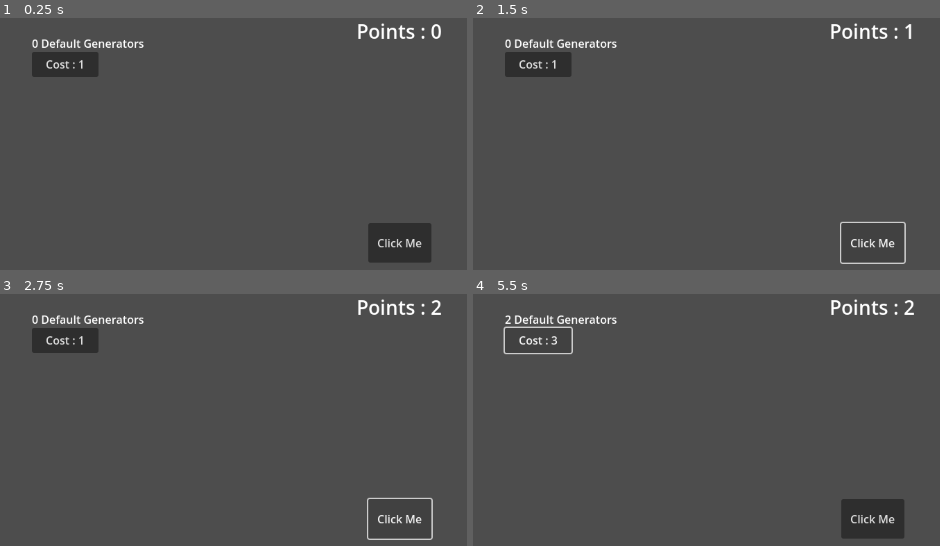
Above: before the commit, frames 1-4 (two rows, left to right).
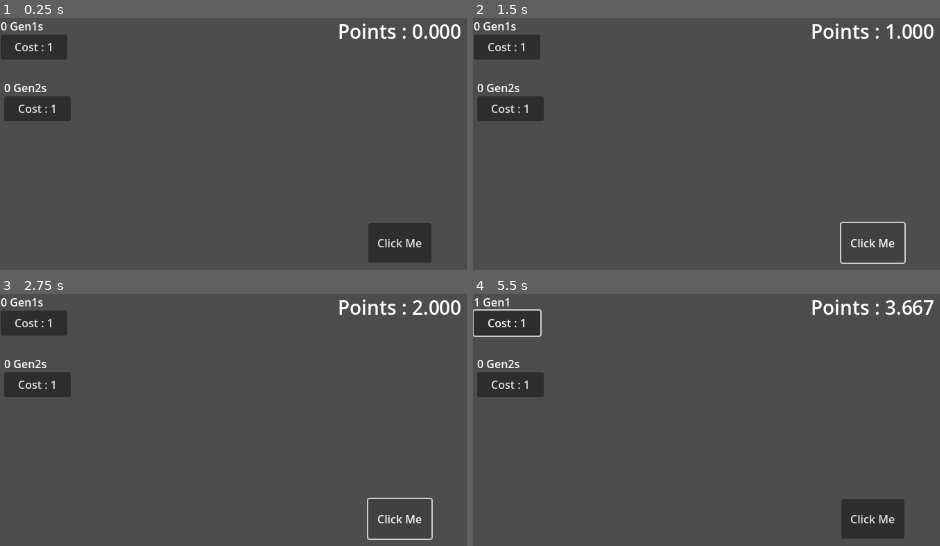
Above: after the commit, the same moments.

Repository: Ex4byt3/jasongame
Game: Godot game, scene res://scenes/Main.tscn
Same seed, same stepped clock (60 frames per second), same inputs: the game is played once before the commit and once after it.
Inputs (mouse positions are in pixels of both pictures, inside the frame that each line leads up to):
- Up to frame 1 (0.25 s): no input
- Up to frame 2 (1.5 s): click "Cost : 1" at 0.5 s; click "Click Me" at 1.25 s
- Up to frame 3 (2.75 s): click "Click Me" at 2 s
- Up to frame 4 (5.5 s): click "Cost : 1" at 2.75 s; click (538, 339) at 3.5 s, where only the run before the commit has a clickable "Cost : 2"; click (538, 339) at 4.25 s, where only the run before the commit has a clickable "Cost : 2"; click (538, 339) at 5 s, where only the run before the commit has a clickable "Cost : 3"

The runs differ from the first frame. In frame 1, 5.1% of the frame differs, in the area x 0-99%, y 1-41%; in frame 2, 5.0%; in frame 3, 5.0%; in frame 4, 4.5%.

Commit message:
revamp generators

Diff:
--- a/scenes/Generator.tscn
+++ b/scenes/Generator.tscn
@@ -1,18 +1,10 @@
-[gd_scene load_steps=2 format=3 uid="uid://bhjtm2yvbbv5h"]
-
-[ext_resource type="Script" path="res://scripts/Generator.gd" id="1_5aj6h"]
+[gd_scene format=3 uid="uid://bhjtm2yvbbv5h"]
 
 [node name="Generator" type="Control"]
 layout_mode = 3
-anchors_preset = 15
-anchor_right = 1.0
-anchor_bottom = 1.0
-grow_horizontal = 2
-grow_vertical = 2
-script = ExtResource("1_5aj6h")
+anchors_preset = 0
 
 [node name="Button" type="Button" parent="."]
-layout_mode = 0
 offset_left = 1.0
 offset_top = 24.0
 offset_right = 97.0
@@ -20,10 +12,7 @@
 text = "Cost : 1"
 
 [node name="Label" type="Label" parent="."]
-layout_mode = 0
 offset_left = 1.0
 offset_right = 141.0
 offset_bottom = 23.0
 text = "%d %s"
-
-[node name="Timer" type="Timer" parent="."]
--- a/scenes/Main.tscn
+++ b/scenes/Main.tscn
@@ -1,7 +1,9 @@
-[gd_scene load_steps=3 format=3 uid="uid://g2836nv512hq"]
+[gd_scene load_steps=5 format=3 uid="uid://g2836nv512hq"]
 
 [ext_resource type="Script" path="res://scripts/Main.gd" id="1_ya0j0"]
+[ext_resource type="Script" path="res://scripts/Generators/GeneratorManager.gd" id="2_lhspl"]
 [ext_resource type="PackedScene" uid="uid://bhjtm2yvbbv5h" path="res://scenes/Generator.tscn" id="2_yhpdk"]
+[ext_resource type="Script" path="res://scripts/Generators/Gen1.gd" id="4_h3ha7"]
 
 [node name="Main" type="Control"]
 layout_mode = 3
@@ -40,9 +42,15 @@
 grow_vertical = 2
 text = "Click Me"
 
-[node name="Generator" parent="." instance=ExtResource("2_yhpdk")]
-layout_mode = 1
-offset_left = 45.0
-offset_top = 25.0
-offset_right = -983.0
-offset_bottom = -533.0
+[node name="GeneratorManager" type="Node" parent="."]
+script = ExtResource("2_lhspl")
+
+[node name="Gen2" parent="GeneratorManager" instance=ExtResource("2_yhpdk")]
+offset_left = 5.0
+offset_top = 89.0
+offset_right = 5.0
+offset_bottom = 89.0
+script = ExtResource("4_h3ha7")
+
+[node name="Gen1" parent="GeneratorManager" instance=ExtResource("2_yhpdk")]
+script = ExtResource("4_h3ha7")
--- a/scripts/Generator.gd
+++ /dev/null
@@ -1,65 +0,0 @@
-class_name Generator extends Control
-
-@export var generatorName : String = "Default Generator"
-@export var generatorSpeed : float = 2.0
-@export var generatedAmount : int = 1
-var button : Button
-var label : Label
-var timer : Timer
-var cost : int = 1
-var count : int = 0
-
-func buy_generator() -> void :
-	if Global.points >= cost:
-		if count == 0 :
-			_start_timer()
-		Global.points -= cost
-		count += 1
-		increase_cost()
-	else:
-		insufficient_funds()
-
-func increase_cost() -> void :
-	cost += 1 # to be changed
-
-func insufficient_funds() -> void :
-	pass
-
-func _update_button_text() -> void :
-	button.text = "Cost : %d" % cost
-
-func _update_label_text() -> void :
-	label.text = str(count) + " " + generatorName
-	if count != 1 :
-		label.text += "s"
-
-func _connect_signals() -> void :
-	timer.timeout.connect(_on_timer_timeout)
-	button.pressed.connect(_on_button_pressed)
-
-func _on_button_pressed() -> void :
-	buy_generator()
-	_update_button_text()
-	_update_label_text()
-
-func _on_timer_timeout() -> void :
-	if count == 0:
-		pass # could also just diable the timer if there are 0
-	Global.points += generatedAmount * count
-
-func _get_nodes() -> void :
-	button = get_node("Button")
-	label = get_node("Label")
-	timer = get_node("Timer")
-
-func _set_timer() -> void :
-	timer.wait_time = generatorSpeed
-
-func _start_timer() -> void :
-	timer.start()
-
-# Called when the node enters the scene tree for the first time.
-func _ready() -> void :
-	_get_nodes()
-	_connect_signals()
-	_update_label_text()
--- /dev/null
+++ b/scripts/Generators/Gen1.gd
@@ -0,0 +1,12 @@
+extends Generator
+
+func _ready():
+	cost_scaling_function = scaling_function
+	print("test")
+	_get_nodes()
+	_connect_signals()
+	_update_label_text()
+	get_parent().generators.append(self)
+
+func scaling_function() -> float :
+	return count
--- /dev/null
+++ b/scripts/Generators/Generator.gd
@@ -0,0 +1,50 @@
+class_name Generator extends Node
+
+
+# generator properties
+@export var rate : float = 1.0
+@export var cost_scaling_function : Callable
+@export var cost : int = 1
+@export var count : int = 0
+
+@export var multiplier : float = 1.0
+
+var accumulated_points : float = 0
+
+# nodes
+var button : Button
+var label : Label
+
+func buy_generator() -> void :
+	if Global.points >= cost:
+		Global.points -= cost
+		count += 1
+		_update_cost()
+	else:
+		insufficient_funds()
+
+func _update_cost() -> void :
+	cost = cost_scaling_function.call()
+
+func insufficient_funds() -> void :
+	pass
+
+func _update_button_text() -> void :
+	button.text = "Cost : %d" % cost
+
+func _update_label_text() -> void :
+	label.text = str(count) + " " + name
+	if count != 1 :
+		label.text += "s"
+
+func _connect_signals() -> void :
+	button.pressed.connect(_on_button_pressed)
+
+func _on_button_pressed() -> void :
+	buy_generator()
+	_update_button_text()
+	_update_label_text()
+
+func _get_nodes() -> void :
+	button = get_node("Button")
+	label = get_node("Label")
--- /dev/null
+++ b/scripts/Generators/GeneratorManager.gd
@@ -0,0 +1,7 @@
+extends Node
+
+var generators : Array = [] # array to hold all generators
+
+func _process(delta):
+	for generator in generators:
+		Global.points += generator.rate * generator.count * delta
--- a/scripts/Global.gd
+++ b/scripts/Global.gd
@@ -1,3 +1,3 @@
 extends Node
 
-@export var points : int = 0
+@export var points : float = 0.0
--- a/scripts/Main.gd
+++ b/scripts/Main.gd
@@ -24,4 +24,4 @@
 	_update_points()
 
 func _update_points() -> void :
-	pointsLabel.text = "Points : %s" %Global.points
+	pointsLabel.text = "Points : %.3f" %Global.points
